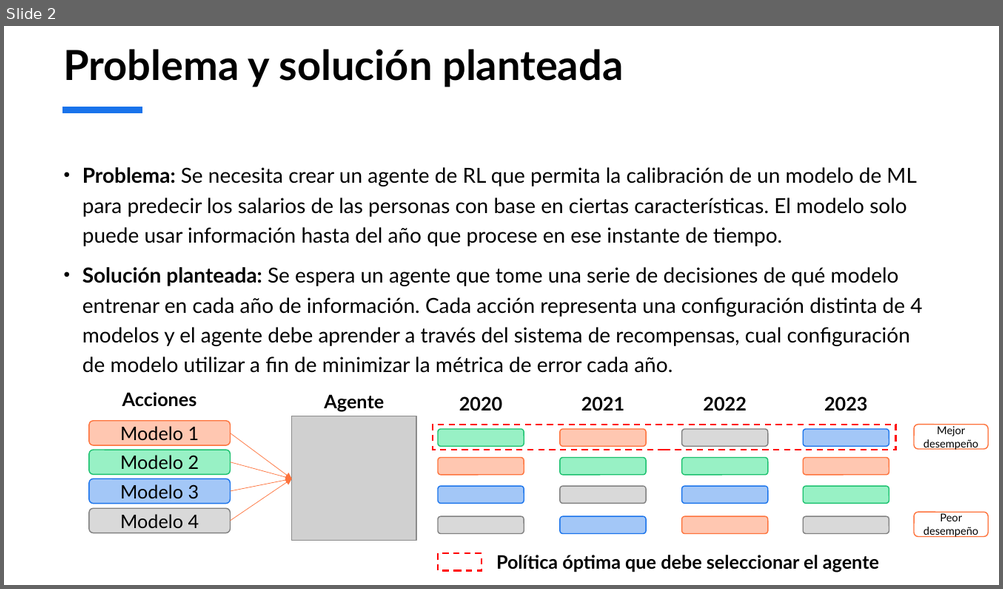
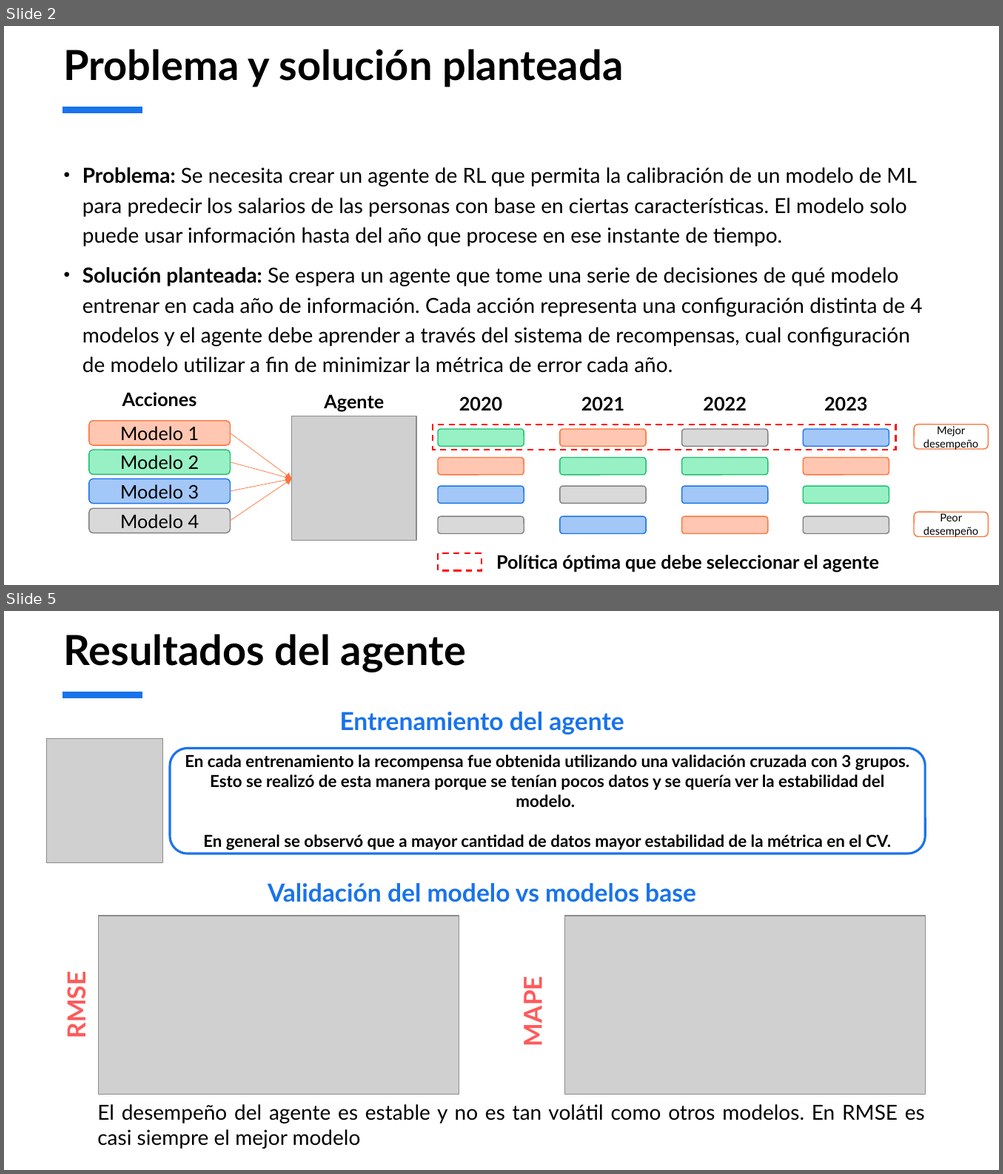
Before and after one commit to jhonp19958/bdb_technical_test, a slide deck: Prueba Técnica proceso de selección Banco de Bogotá.pptx. Shown one above the other, each under a label of ours: slide 2 before the commit, slides 2 and 5 after it; the slides between them are not shown. The pictures are 1003x589 and 1003x1174 pixels, drawn with LibreOffice and Linux fonts; fonts in the diff are those of the drawing; grey boxes stand for pictures. Boxes give left, top, right and bottom in pixels: in the first picture for what was removed or moved away, otherwise in the second. Text is boxed around its words. In the diff, an @@ line names an element or a change of style, - is before the commit and + after.

```diff
--- a/Prueba Técnica proceso de selección Banco de Bogotá.pptx
+++ b/Prueba Técnica proceso de selección Banco de Bogotá.pptx
@@ slide 5 added at <box>4,611,999,1170</box>, background #FFFFFF; not listed: 1 template element that a slide beside it also shows @@
@@ title added at <box>64,634,466,672</box>, 40 pt, text #000000, bold @@
+Resultados del agente
@@ text added at <box>340,712,623,735</box>, 24 pt, text #1973EB, bold @@
+Entrenamiento del agente
@@ picture added at <box>46,738,163,863</box> @@
@@ rounded rectangle added at <box>170,749,925,854</box>, outline #1973EB 2.25 pt, 16 pt, text #000000, bold @@
+En cada entrenamiento la recompensa fue obtenida utilizando una validación cruzada con 3 grupos. Esto se realizó de esta manera porque se tenían pocos datos y se quería ver la estabilidad del modelo.
+En general se observó que a mayor cantidad de datos mayor estabilidad de la métrica en el CV.
@@ text added at <box>267,883,696,903</box>, 24 pt, text #1973EB, bold @@
+Validación del modelo vs modelos base
@@ picture added at <box>98,916,458,1095</box> @@
@@ picture added at <box>564,916,925,1095</box> @@
@@ rounded rectangle added at <box>63,940,88,1071</box>, 24 pt, text #FE5A5A, bold @@
+RMSE
@@ rounded rectangle added at <box>520,953,544,1071</box>, 24 pt, text #FE5A5A, bold @@
+MAPE
@@ text added at <box>97,1105,925,1149</box>, 20 pt, text #000000 @@
+El desempeño del agente es estable y no es tan volátil como otros modelos. En RMSE es casi siempre el mejor modelo
```
Also in this commit, not shown: 2 slides changed, 1 other slide added, 2 slides removed, 9 other files.
